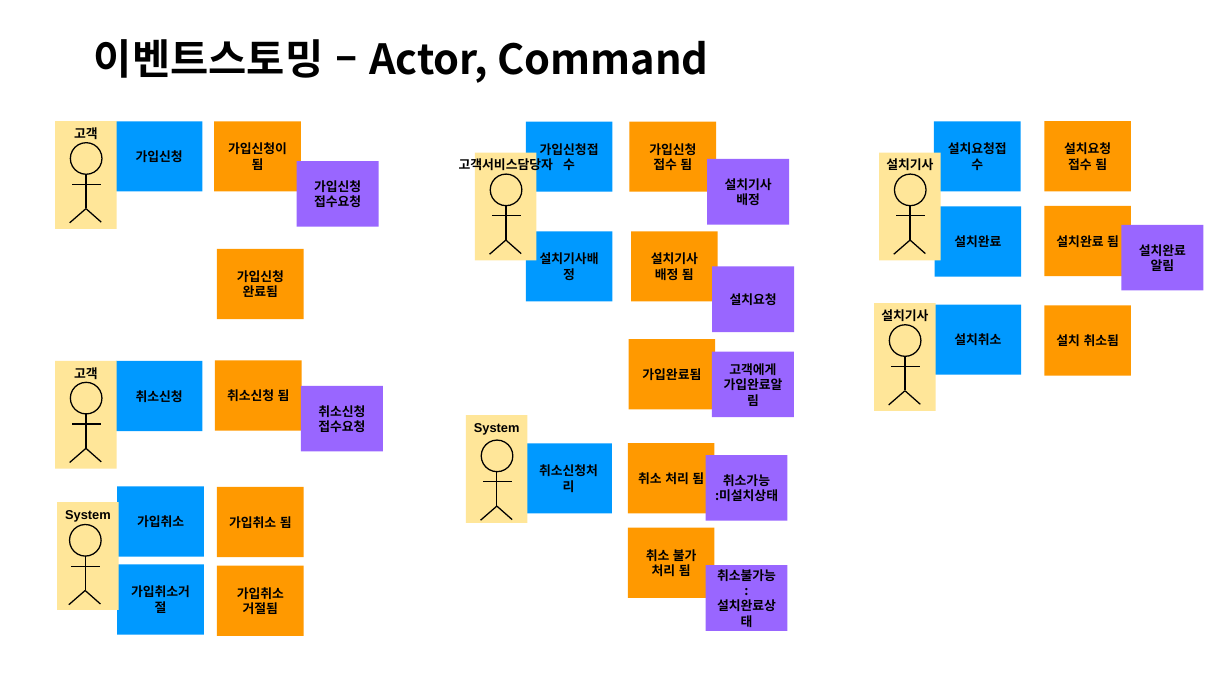
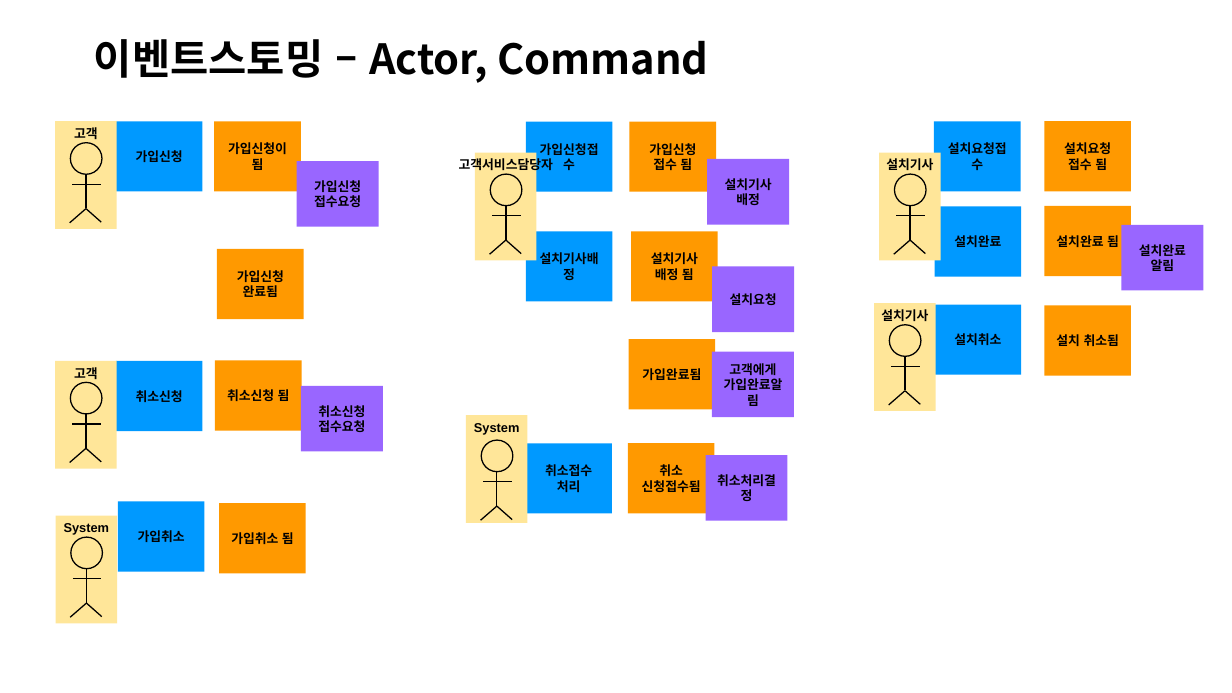
Before and after one commit to jisujin/ipTVShopProject, a slide deck: slide 10 of 실습프로젝트설계_ipTVShopProject.pptx. Drawn at 1232x693 pixels with LibreOffice and Linux fonts; fonts in the diff are those of the drawing. Boxes give left, top, right and bottom in pixels: in the first picture for what was removed or moved away, otherwise in the second. Text is boxed around its words. In the diff, an @@ line names an element or a change of style, - is before the commit and + after.

```diff
--- a/실습프로젝트설계_ipTVShopProject.pptx
+++ b/실습프로젝트설계_ipTVShopProject.pptx
@@ text in rectangle at box(545, 464, 592, 492): text changed @@
-취소신청처리
+취소접수 처리
@@ text in rectangle at box(642, 464, 701, 492): text changed @@
-취소 처리 됨
+취소 신청접수됨
@@ text in rectangle at box(717, 474, 776, 501): text changed @@
-취소가능
-:미설치상태
+취소처리결정
@@ ellipse: place and size @@
-ellipse at box(69, 525, 101, 556)
+ellipse at box(71, 537, 103, 568)
@@ rectangle removed at box(628, 528, 714, 598) @@
-취소 불가 처리 됨
@@ rectangle removed at box(117, 565, 204, 635) @@
-가입취소거절
@@ rectangle removed at box(217, 566, 304, 636) @@
-가입취소 거절됨
@@ rectangle removed at box(706, 566, 788, 631) @@
-취소불가능
-:설치완료상태
@@ line moved from (71, 567) - (100, 567) to (73, 579) - (102, 579) @@
@@ 3 rectangles, 3 lines: place and size @@
-3 rectangles, 3 lines at box(57, 486, 304, 610)
+3 rectangles, 3 lines at box(55, 502, 306, 624)
```
Also in this commit, not shown: 17 other slides changed, 2 slides removed.
